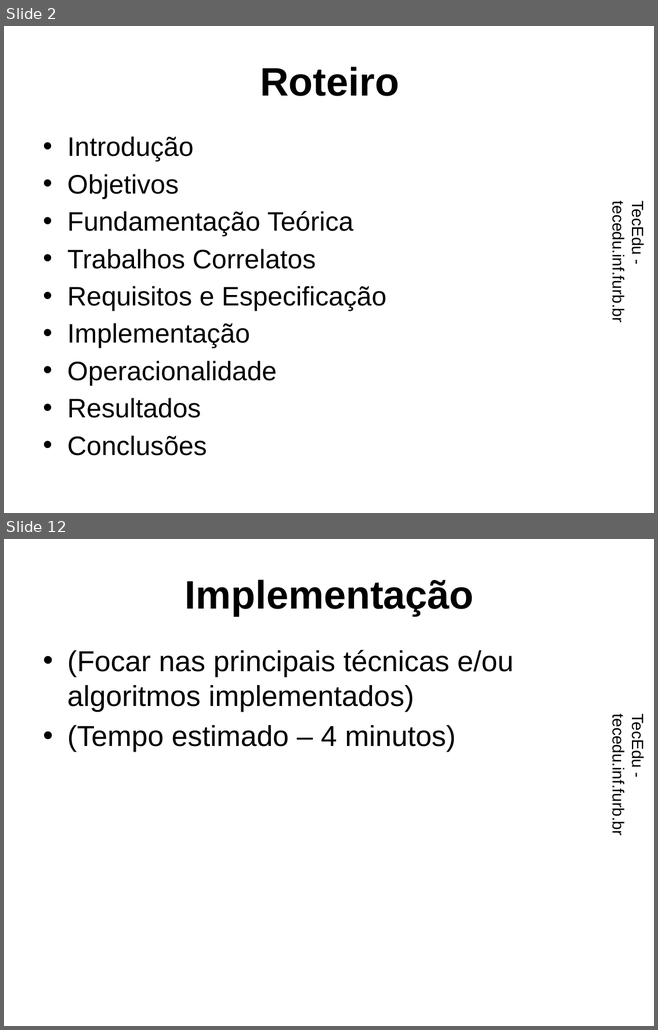
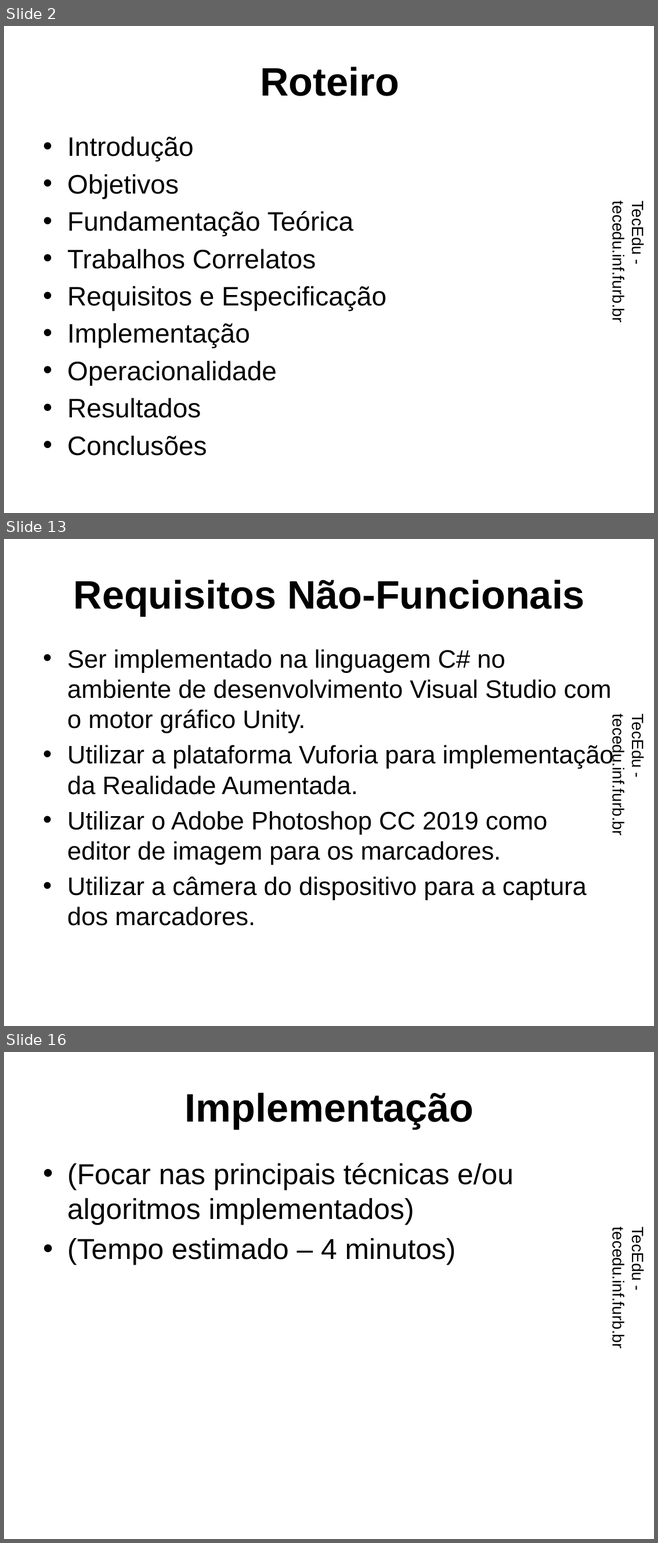
Before and after one commit to dalton-reis/tcc_RodrigoWernkePereira, a slide deck: Apresentação/EcosAR.pptx. Shown one above the other, each under a label of ours: slides 2 and 12 before the commit, slides 2, 13 and 16 after it; the slides between them are not shown. The pictures are 658x1030 and 658x1543 pixels, drawn with LibreOffice and Linux fonts; fonts in the diff are those of the drawing; background and template pictures are left out. Boxes give left, top, right and bottom in pixels: in the first picture for what was removed or moved away, otherwise in the second. Text is boxed around its words. In the diff, an @@ line names an element or a change of style, - is before the commit and + after.

```diff
--- a/Apresentação/EcosAR.pptx
+++ b/Apresentação/EcosAR.pptx
@@ slide 13 added at [4,539,654,1026], background picture (left out); not listed: 1 template element that a slide beside it also shows @@
@@ title added at [74,580,585,616], 44 pt, text #000000, bold @@
+Requisitos Não-Funcionais
@@ text added at [67,649,614,926], 28 pt, text #000000 @@
+  • Ser implementado na linguagem C# no ambiente de desenvolvimento Visual Studio com o motor gráfico Unity.
+  • Utilizar a plataforma Vuforia para implementação da Realidade Aumentada.
+  • Utilizar o Adobe Photoshop CC 2019 como editor de imagem para os marcadores.
+  • Utilizar a câmera do dispositivo para a captura dos marcadores.
@@ what was slide 12 is now slide 16 @@
```
Also in this commit, not shown: 1 slide changed, 20 other slides added, 11 slides removed.
